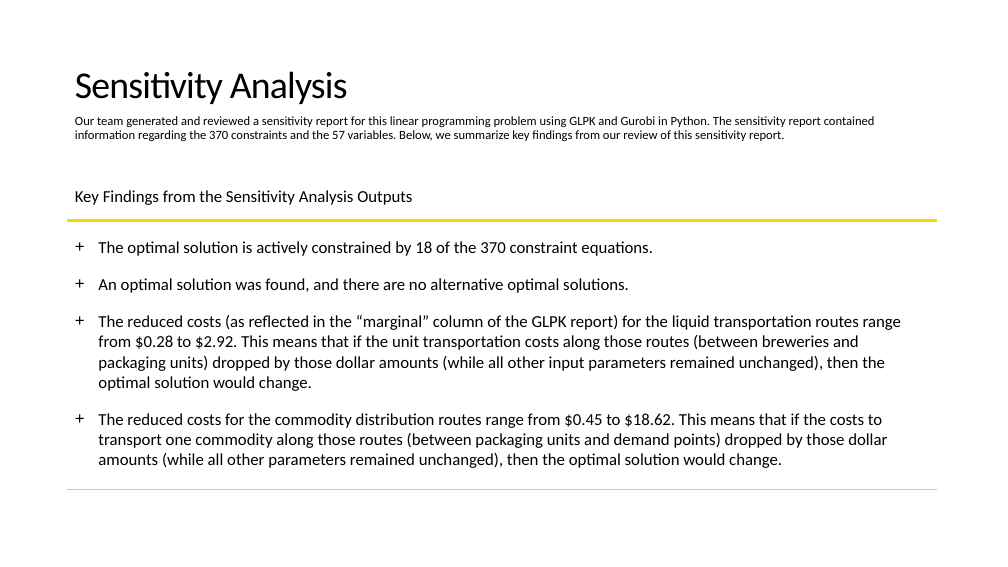
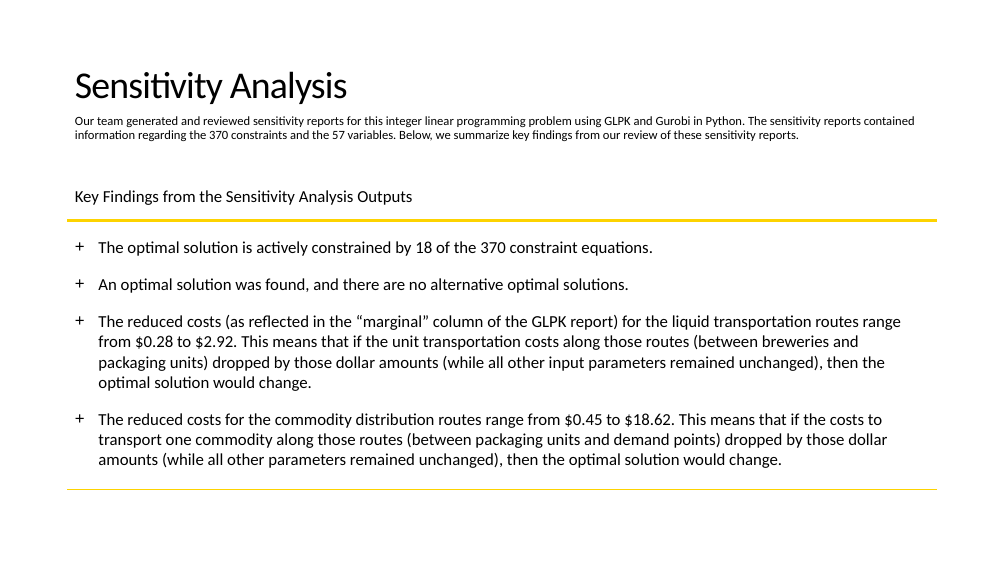
Before and after one commit to Steve-Desilets/MSDS-460-Term-Project, a slide deck: slide 11 of Final Project Presentation.pptx. Drawn at 1008x567 pixels with LibreOffice and Linux fonts; fonts in the diff are those of the drawing. Boxes give left, top, right and bottom in pixels: in the first picture for what was removed or moved away, otherwise in the second. Text is boxed around its words. In the diff, an @@ line names an element or a change of style, - is before the commit and + after.

```diff
--- a/Final Project Presentation.pptx
+++ b/Final Project Presentation.pptx
@@ text at [75, 116, 915, 141]: text changed @@
-Our team generated and reviewed a sensitivity report for this linear programming problem using GLPK and Gurobi in Python. The sensitivity report contained information regarding the 370 constraints and the 57 variables. Below, we summarize key findings from our review of this sensitivity report.
+Our team generated and reviewed sensitivity reports for this integer linear programming problem using GLPK and Gurobi in Python. The sensitivity reports contained information regarding the 370 constraints and the 57 variables. Below, we summarize key findings from our review of these sensitivity reports.
```
Also in this commit, not shown: 1 other slide changed.
